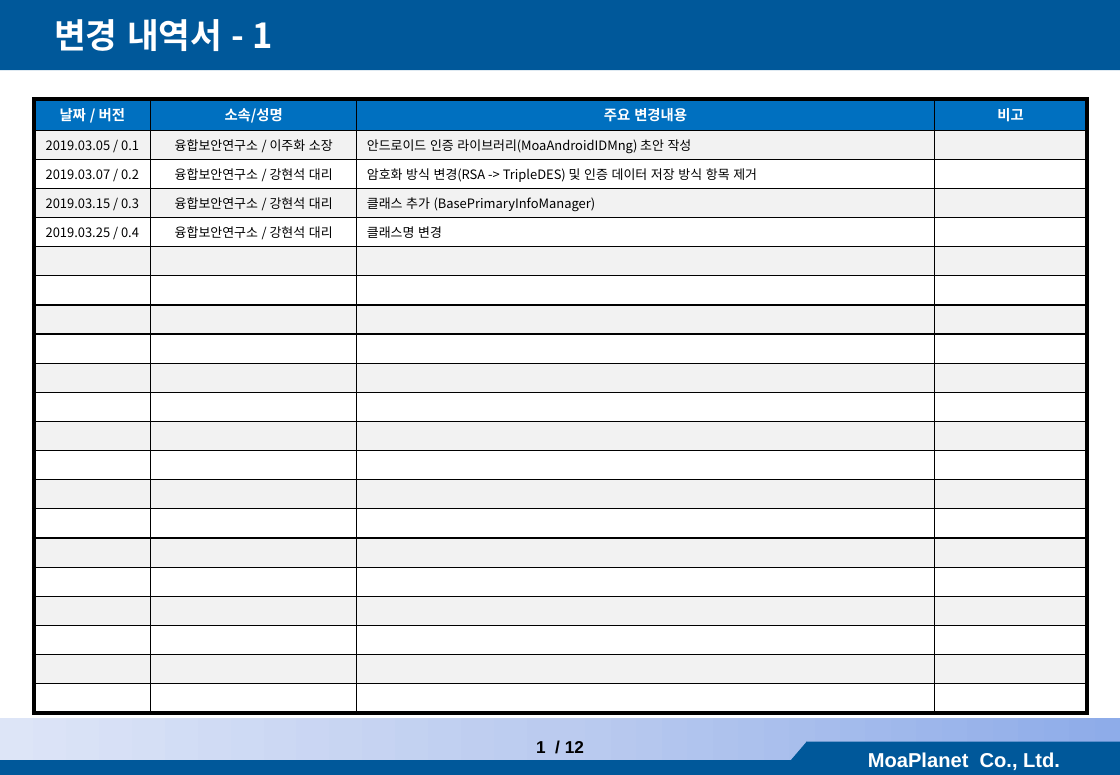
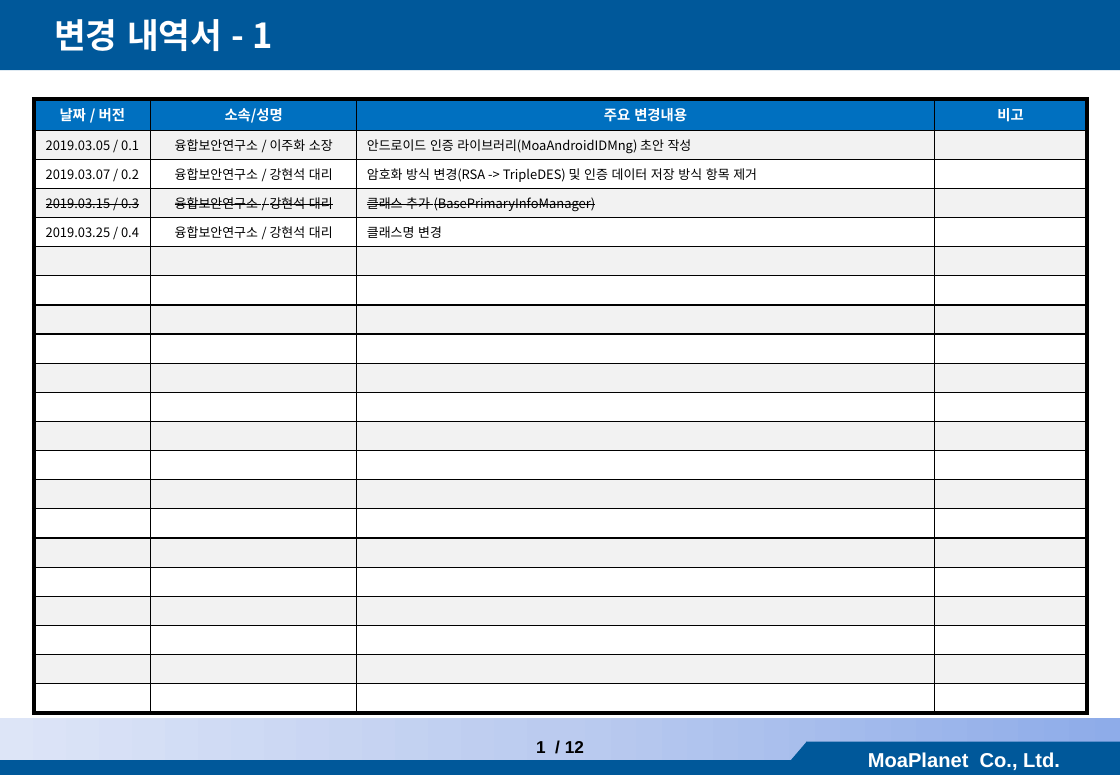
Before and after one commit to BeokBeok/AndroidCryptoStudy, a slide deck: slide 2 of MoaAndroidIDMng/doc/[모아플래닛] 안드로이드 인증 라이브러리 구조_2019_0325_v0.4.pptx. Drawn at 1120x775 pixels with LibreOffice and Linux fonts; fonts in the diff are those of the drawing. Boxes give left, top, right and bottom in pixels: in the first picture for what was removed or moved away, otherwise in the second. Text is boxed around its words. In the diff, an @@ line names an element or a change of style, - is before the commit and + after.

Commit message:
Remove BasePrimary class

```diff
--- a/MoaAndroidIDMng/doc/[모아플래닛] 안드로이드 인증 라이브러리 구조_2019_0325_v0.4.pptx
+++ b/MoaAndroidIDMng/doc/[모아플래닛] 안드로이드 인증 라이브러리 구조_2019_0325_v0.4.pptx
@@ table at box(34, 99, 1088, 689) @@
@@ strikethrough on in "2019.03.15 / 0.3", "융합보안연구소 / 강현석 대리", "클래스 추가 (BasePrimaryInfoManager)" @@
```
Also in this commit, not shown: 7 other slides changed, 3 other files.
